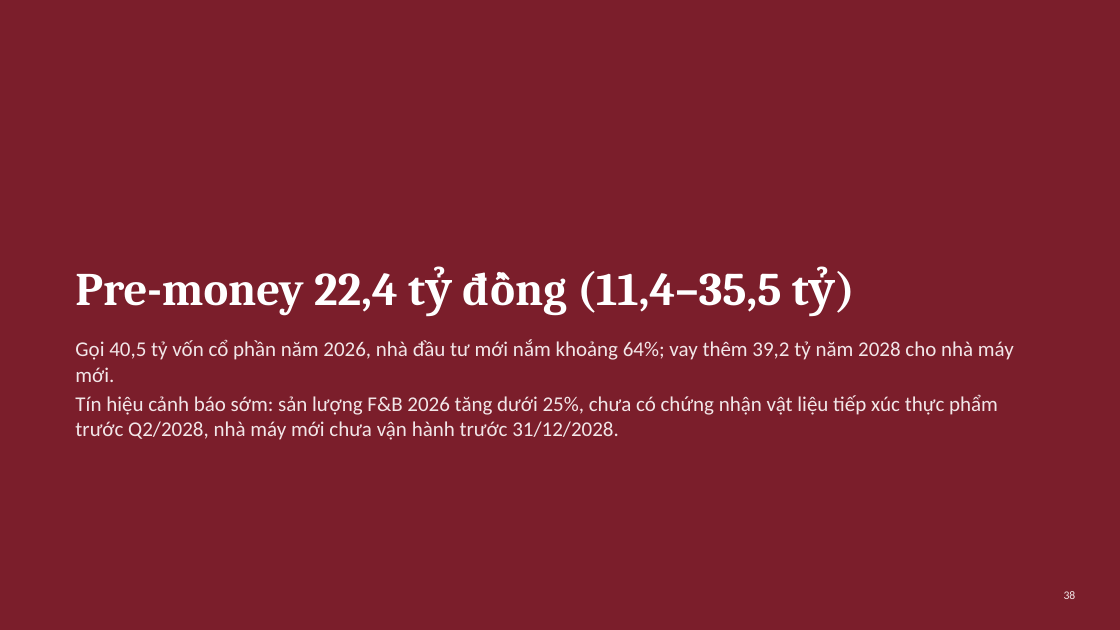
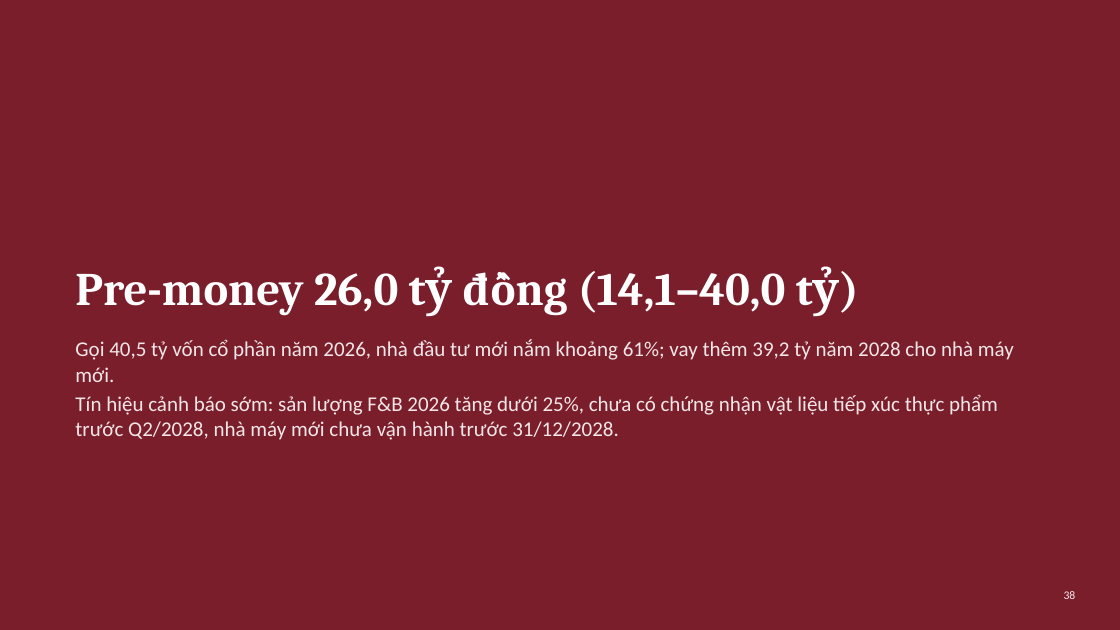
Before and after one commit to loc1706/CLAIDE-CFA, a slide deck: slide 38 of AgriPack_Slides_tom_tat.pptx. Drawn at 1120x630 pixels with LibreOffice and Linux fonts; fonts in the diff are those of the drawing. Boxes give left, top, right and bottom in pixels: in the first picture for what was removed or moved away, otherwise in the second. Text is boxed around its words. In the diff, an @@ line names an element or a change of style, - is before the commit and + after.

```diff
--- a/AgriPack_Slides_tom_tat.pptx
+++ b/AgriPack_Slides_tom_tat.pptx
@@ title at (75, 271, 786, 316): text changed @@
-Pre-money 22,4 tỷ đồng (11,4–35,5 tỷ)
+Pre-money 26,0 tỷ đồng (14,1–40,0 tỷ)
@@ text at (75, 339, 1014, 382): text changed @@
-Gọi 40,5 tỷ vốn cổ phần năm 2026, nhà đầu tư mới nắm khoảng 64%; vay thêm 39,2 tỷ năm 2028 cho nhà máy mới.
+Gọi 40,5 tỷ vốn cổ phần năm 2026, nhà đầu tư mới nắm khoảng 61%; vay thêm 39,2 tỷ năm 2028 cho nhà máy mới.
```
Also in this commit, not shown: 11 other slides changed, 4 other files.
